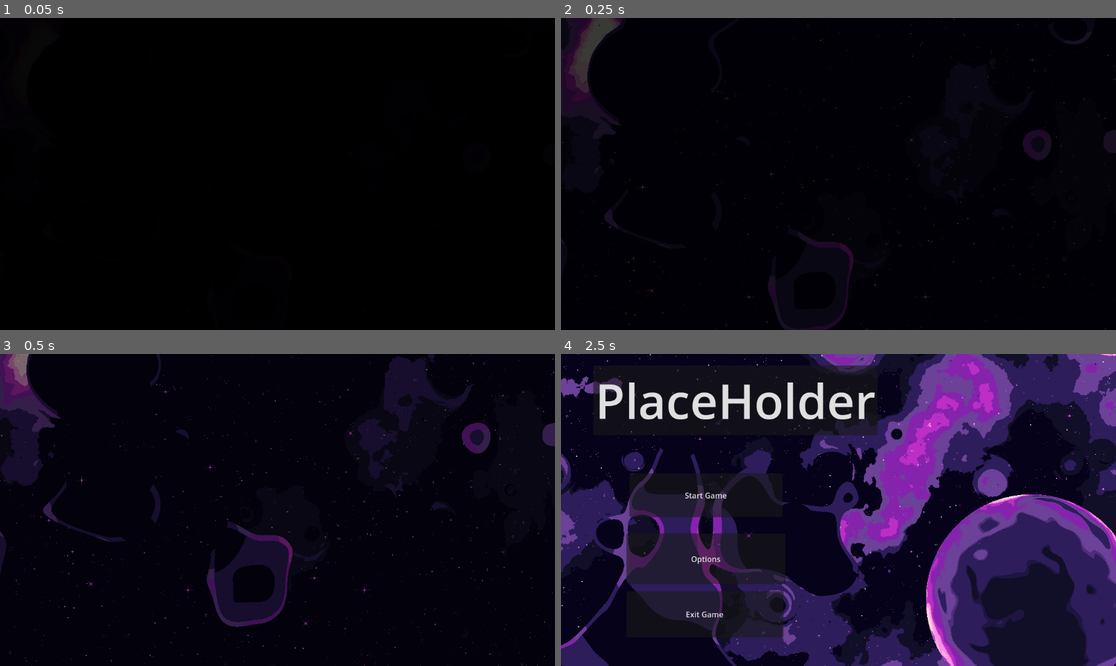
Above: before the commit, frames 1-4 (two rows, left to right).
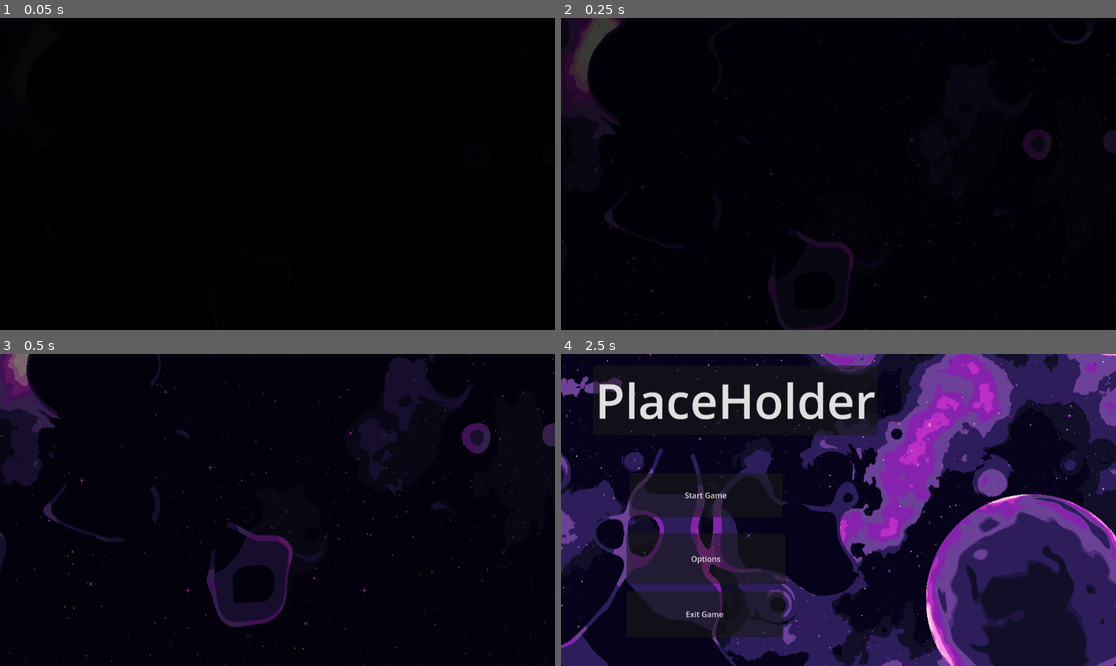
Above: after the commit, the same moments.

Repository: corphicca/pixelByte
Game: Godot game, scene res://Scenes/Menu/intro_menu.tscn
Same seed, same stepped clock (60 frames per second), same inputs: the game is played once before the commit and once after it.
Inputs:
- Up to frame 1 (0.05 s): no input
- Up to frame 2 (0.25 s): no input
- Up to frame 3 (0.5 s): no input
- Up to frame 4 (2.5 s): hold Right (ui_right) 0.53-1.28 s; hold Down (ui_down) 1.28-2.03 s; hold Right (ui_right) from 2.03 s (still down)

The runs differ from the first frame. In frame 3, 0.1% of the frame differs, in the area x 0-100%, y 0-100%; in frame 4, 0.5%.

Commit message:
made the character work on scene

Diff:
--- /dev/null
+++ b/zeus_revenge/Scenes/Intro/ProtagProto.tscn
@@ -0,0 +1,272 @@
+[gd_scene load_steps=35 format=3 uid="uid://cmkus4vd7tscr"]
+
+[ext_resource type="Texture2D" uid="uid://bikh0k4c17n8l" path="res://Assets/characters/ChibiChars/char_a_p1/char_a_p1_0bas_humn_v01.png" id="1_4x7tj"]
+[ext_resource type="Script" uid="uid://b084gmc41nab3" path="res://Scenes/Intro/protag_proto.gd" id="1_uwwjx"]
+
+[sub_resource type="AtlasTexture" id="AtlasTexture_lsah5"]
+atlas = ExtResource("1_4x7tj")
+region = Rect2(0, 192, 64, 64)
+
+[sub_resource type="AtlasTexture" id="AtlasTexture_gvfev"]
+atlas = ExtResource("1_4x7tj")
+region = Rect2(64, 192, 64, 64)
+
+[sub_resource type="AtlasTexture" id="AtlasTexture_ayi54"]
+atlas = ExtResource("1_4x7tj")
+region = Rect2(256, 192, 64, 64)
+
+[sub_resource type="AtlasTexture" id="AtlasTexture_v5iya"]
+atlas = ExtResource("1_4x7tj")
+region = Rect2(0, 128, 64, 64)
+
+[sub_resource type="AtlasTexture" id="AtlasTexture_x52pd"]
+atlas = ExtResource("1_4x7tj")
+region = Rect2(64, 128, 64, 64)
+
+[sub_resource type="AtlasTexture" id="AtlasTexture_uwwjx"]
+atlas = ExtResource("1_4x7tj")
+region = Rect2(0, 0, 64, 64)
+
+[sub_resource type="AtlasTexture" id="AtlasTexture_4x7tj"]
+atlas = ExtResource("1_4x7tj")
+region = Rect2(0, 320, 64, 64)
+
+[sub_resource type="AtlasTexture" id="AtlasTexture_rhdep"]
+atlas = ExtResource("1_4x7tj")
+region = Rect2(64, 320, 64, 64)
+
+[sub_resource type="AtlasTexture" id="AtlasTexture_2yq2t"]
+atlas = ExtResource("1_4x7tj")
+region = Rect2(128, 320, 64, 64)
+
+[sub_resource type="AtlasTexture" id="AtlasTexture_lddv5"]
+atlas = ExtResource("1_4x7tj")
+region = Rect2(192, 320, 64, 64)
+
+[sub_resource type="AtlasTexture" id="AtlasTexture_n1p0g"]
+atlas = ExtResource("1_4x7tj")
+region = Rect2(256, 320, 64, 64)
+
+[sub_resource type="AtlasTexture" id="AtlasTexture_8letr"]
+atlas = ExtResource("1_4x7tj")
+region = Rect2(320, 320, 64, 64)
+
+[sub_resource type="AtlasTexture" id="AtlasTexture_2kdia"]
+atlas = ExtResource("1_4x7tj")
+region = Rect2(0, 256, 64, 64)
+
+[sub_resource type="AtlasTexture" id="AtlasTexture_3bc25"]
+atlas = ExtResource("1_4x7tj")
+region = Rect2(64, 256, 64, 64)
+
+[sub_resource type="AtlasTexture" id="AtlasTexture_wu6yd"]
+atlas = ExtResource("1_4x7tj")
+region = Rect2(128, 256, 64, 64)
+
+[sub_resource type="AtlasTexture" id="AtlasTexture_d7aks"]
+atlas = ExtResource("1_4x7tj")
+region = Rect2(192, 256, 64, 64)
+
+[sub_resource type="AtlasTexture" id="AtlasTexture_82awi"]
+atlas = ExtResource("1_4x7tj")
+region = Rect2(256, 256, 64, 64)
+
+[sub_resource type="AtlasTexture" id="AtlasTexture_xaup1"]
+atlas = ExtResource("1_4x7tj")
+region = Rect2(320, 256, 64, 64)
+
+[sub_resource type="AtlasTexture" id="AtlasTexture_2a3of"]
+atlas = ExtResource("1_4x7tj")
+region = Rect2(0, 448, 64, 64)
+
+[sub_resource type="AtlasTexture" id="AtlasTexture_18gxl"]
+atlas = ExtResource("1_4x7tj")
+region = Rect2(64, 448, 64, 64)
+
+[sub_resource type="AtlasTexture" id="AtlasTexture_uqxl4"]
+atlas = ExtResource("1_4x7tj")
+region = Rect2(128, 448, 64, 64)
+
+[sub_resource type="AtlasTexture" id="AtlasTexture_e1tb8"]
+atlas = ExtResource("1_4x7tj")
+region = Rect2(192, 448, 64, 64)
+
+[sub_resource type="AtlasTexture" id="AtlasTexture_6okg1"]
+atlas = ExtResource("1_4x7tj")
+region = Rect2(256, 448, 64, 64)
+
+[sub_resource type="AtlasTexture" id="AtlasTexture_4ox6y"]
+atlas = ExtResource("1_4x7tj")
+region = Rect2(320, 448, 64, 64)
+
+[sub_resource type="AtlasTexture" id="AtlasTexture_0y2km"]
+atlas = ExtResource("1_4x7tj")
+region = Rect2(0, 384, 64, 64)
+
+[sub_resource type="AtlasTexture" id="AtlasTexture_eekn2"]
+atlas = ExtResource("1_4x7tj")
+region = Rect2(64, 384, 64, 64)
+
+[sub_resource type="AtlasTexture" id="AtlasTexture_mudom"]
+atlas = ExtResource("1_4x7tj")
+region = Rect2(128, 384, 64, 64)
+
+[sub_resource type="AtlasTexture" id="AtlasTexture_lwkom"]
+atlas = ExtResource("1_4x7tj")
+region = Rect2(192, 384, 64, 64)
+
+[sub_resource type="AtlasTexture" id="AtlasTexture_jtmke"]
+atlas = ExtResource("1_4x7tj")
+region = Rect2(256, 384, 64, 64)
+
+[sub_resource type="AtlasTexture" id="AtlasTexture_jol16"]
+atlas = ExtResource("1_4x7tj")
+region = Rect2(320, 384, 64, 64)
+
+[sub_resource type="SpriteFrames" id="SpriteFrames_wu6yd"]
+animations = [{
+"frames": [{
+"duration": 1.0,
+"texture": SubResource("AtlasTexture_lsah5")
+}, {
+"duration": 1.0,
+"texture": SubResource("AtlasTexture_gvfev")
+}, {
+"duration": 1.0,
+"texture": SubResource("AtlasTexture_ayi54")
+}],
+"loop": true,
+"name": &"dash left",
+"speed": 5.0
+}, {
+"frames": [{
+"duration": 1.0,
+"texture": SubResource("AtlasTexture_v5iya")
+}, {
+"duration": 1.0,
+"texture": SubResource("AtlasTexture_x52pd")
+}],
+"loop": true,
+"name": &"dash right",
+"speed": 5.0
+}, {
+"frames": [{
+"duration": 1.0,
+"texture": SubResource("AtlasTexture_uwwjx")
+}],
+"loop": true,
+"name": &"default",
+"speed": 5.0
+}, {
+"frames": [{
+"duration": 1.0,
+"texture": SubResource("AtlasTexture_4x7tj")
+}, {
+"duration": 1.0,
+"texture": SubResource("AtlasTexture_rhdep")
+}, {
+"duration": 1.0,
+"texture": SubResource("AtlasTexture_2yq2t")
+}, {
+"duration": 1.0,
+"texture": SubResource("AtlasTexture_lddv5")
+}, {
+"duration": 1.0,
+"texture": SubResource("AtlasTexture_n1p0g")
+}, {
+"duration": 1.0,
+"texture": SubResource("AtlasTexture_8letr")
+}],
+"loop": true,
+"name": &"walk back",
+"speed": 5.0
+}, {
+"frames": [{
+"duration": 1.0,
+"texture": SubResource("AtlasTexture_2kdia")
+}, {
+"duration": 1.0,
+"texture": SubResource("AtlasTexture_3bc25")
+}, {
+"duration": 1.0,
+"texture": SubResource("AtlasTexture_wu6yd")
+}, {
+"duration": 1.0,
+"texture": SubResource("AtlasTexture_d7aks")
+}, {
+"duration": 1.0,
+"texture": SubResource("AtlasTexture_82awi")
+}, {
+"duration": 1.0,
+"texture": SubResource("AtlasTexture_xaup1")
+}],
+"loop": true,
+"name": &"walk forward",
+"speed": 5.0
+}, {
+"frames": [{
+"duration": 1.0,
+"texture": SubResource("AtlasTexture_2a3of")
+}, {
+"duration": 1.0,
+"texture": SubResource("AtlasTexture_18gxl")
+}, {
+"duration": 1.0,
+"texture": SubResource("AtlasTexture_uqxl4")
+}, {
+"duration": 1.0,
+"texture": SubResource("AtlasTexture_e1tb8")
+}, {
+"duration": 1.0,
+"texture": SubResource("AtlasTexture_6okg1")
+}, {
+"duration": 1.0,
+"texture": SubResource("AtlasTexture_4ox6y")
+}],
+"loop": true,
+"name": &"walk left",
+"speed": 5.0
+}, {
+"frames": [{
+"duration": 1.0,
+"texture": SubResource("AtlasTexture_0y2km")
+}, {
+"duration": 1.0,
+"texture": SubResource("AtlasTexture_eekn2")
+}, {
+"duration": 1.0,
+"texture": SubResource("AtlasTexture_mudom")
+}, {
+"duration": 1.0,
+"texture": SubResource("AtlasTexture_lwkom")
+}, {
+"duration": 1.0,
+"texture": SubResource("AtlasTexture_jtmke")
+}, {
+"duration": 1.0,
+"texture": SubResource("AtlasTexture_jol16")
+}],
+"loop": true,
+"name": &"walk right",
+"speed": 5.0
+}]
+
+[sub_resource type="CapsuleShape2D" id="CapsuleShape2D_uwwjx"]
+height = 21.0
+
+[node name="Node2D" type="CharacterBody2D"]
+z_index = 1
+script = ExtResource("1_uwwjx")
+
+[node name="CharacterBody2D" type="CharacterBody2D" parent="."]
+
+[node name="AnimatedSprite2D" type="AnimatedSprite2D" parent="CharacterBody2D"]
+z_index = 1
+sprite_frames = SubResource("SpriteFrames_wu6yd")
+frame_progress = 0.184942
+
+[node name="CollisionShape2D" type="CollisionShape2D" parent="CharacterBody2D"]
+position = Vector2(0, -0.5)
+scale = Vector2(0.569908, 1)
+shape = SubResource("CapsuleShape2D_uwwjx")
+debug_color = Color(1, 0, 0, 0.419608)
--- a/zeus_revenge/Scenes/Intro/intro_scene.tscn
+++ b/zeus_revenge/Scenes/Intro/intro_scene.tscn
@@ -1,6 +1,7 @@
-[gd_scene load_steps=4 format=3 uid="uid://cxtbyx8dmbgj7"]
+[gd_scene load_steps=5 format=3 uid="uid://cxtbyx8dmbgj7"]
 
 [ext_resource type="Texture2D" uid="uid://bhts4wvh2qpkn" path="res://Assets/Hell_Env/Minifantasy_Hellscape_v1.0/Minifantasy_Hellscape_Assets/Tileset/Tileset.png" id="1_wq7gj"]
+[ext_resource type="PackedScene" uid="uid://cmkus4vd7tscr" path="res://Scenes/Intro/ProtagProto.tscn" id="2_iiahw"]
 
 [sub_resource type="TileSetAtlasSource" id="TileSetAtlasSource_iiahw"]
 texture = ExtResource("1_wq7gj")
@@ -427,4 +428,6 @@
 layer_1/tile_data = PackedInt32Array(-65531, 1769472, 27, 5, 1769472, 28, 65541, 1769472, 29, 131077, 1769472, 30, -655 …(8582 unchanged characters)…
 layer_2/name = "Walls_Props"
 
-[node name="Mom" type="AnimatedSprite2D" parent="TileMap"]
+[node name="Node2D" parent="." instance=ExtResource("2_iiahw")]
+position = Vector2(113, 58)
+scale = Vector2(0.5, 0.5)
--- /dev/null
+++ b/zeus_revenge/Scenes/Intro/protag_proto.gd
@@ -0,0 +1,37 @@
+extends CharacterBody2D
+
+@onready var sprite = $CharacterBody2D/AnimatedSprite2D
+
+
+var speed = 100
+
+func _physics_process(delta):
+	var input_vector = Vector2.ZERO
+
+	if Input.is_action_pressed("ui_right"):
+		input_vector.x += 1
+	if Input.is_action_pressed("ui_left"):
+		input_vector.x -= 1
+	if Input.is_action_pressed("ui_down"):
+		input_vector.y += 1
+	if Input.is_action_pressed("ui_up"):
+		input_vector.y -= 1
+
+	if input_vector != Vector2.ZERO:
+		velocity = input_vector.normalized() * speed
+		move_and_slide()
+
+		# Play correct walking animation
+		if abs(input_vector.x) > abs(input_vector.y):
+			if input_vector.x > 0:
+				sprite.play("walk right")
+			else:
+				sprite.play("walk left")
+		else:
+			if input_vector.y > 0:
+				sprite.play("walk forward")
+			else:
+				sprite.play("walk back")
+	else:
+		velocity = Vector2.ZERO
+		sprite.play("default")  # Play idle animation or stop
--- /dev/null
+++ b/zeus_revenge/Scenes/animated_sprite_2d.tscn
@@ -0,0 +1,463 @@
+[gd_scene load_steps=67 format=3 uid="uid://bryfk8kd8rks1"]
+
+[ext_resource type="Texture2D" uid="uid://bikh0k4c17n8l" path="res://Assets/characters/ChibiChars/char_a_p1/char_a_p1_0bas_humn_v01.png" id="1_h8owi"]
+
+[sub_resource type="AtlasTexture" id="AtlasTexture_xbvyg"]
+atlas = ExtResource("1_h8owi")
+region = Rect2(0, 0, 64, 64)
+
+[sub_resource type="AtlasTexture" id="AtlasTexture_y7ap8"]
+atlas = ExtResource("1_h8owi")
+region = Rect2(64, 0, 64, 64)
+
+[sub_resource type="AtlasTexture" id="AtlasTexture_30eac"]
+atlas = ExtResource("1_h8owi")
+region = Rect2(128, 0, 64, 64)
+
+[sub_resource type="AtlasTexture" id="AtlasTexture_wt8ln"]
+atlas = ExtResource("1_h8owi")
+region = Rect2(192, 0, 64, 64)
+
+[sub_resource type="AtlasTexture" id="AtlasTexture_538vc"]
+atlas = ExtResource("1_h8owi")
+region = Rect2(256, 0, 64, 64)
+
+[sub_resource type="AtlasTexture" id="AtlasTexture_h876c"]
+atlas = ExtResource("1_h8owi")
+region = Rect2(320, 0, 64, 64)
+
+[sub_resource type="AtlasTexture" id="AtlasTexture_ejslj"]
+atlas = ExtResource("1_h8owi")
+region = Rect2(384, 0, 64, 64)
+
+[sub_resource type="AtlasTexture" id="AtlasTexture_w0y1d"]
+atlas = ExtResource("1_h8owi")
+region = Rect2(448, 0, 64, 64)
+
+[sub_resource type="AtlasTexture" id="AtlasTexture_h55tm"]
+atlas = ExtResource("1_h8owi")
+region = Rect2(0, 64, 64, 64)
+
+[sub_resource type="AtlasTexture" id="AtlasTexture_khyjn"]
+atlas = ExtResource("1_h8owi")
+region = Rect2(64, 64, 64, 64)
+
+[sub_resource type="AtlasTexture" id="AtlasTexture_n21li"]
+atlas = ExtResource("1_h8owi")
+region = Rect2(128, 64, 64, 64)
+
+[sub_resource type="AtlasTexture" id="AtlasTexture_du1ff"]
+atlas = ExtResource("1_h8owi")
+region = Rect2(192, 64, 64, 64)
+
+[sub_resource type="AtlasTexture" id="AtlasTexture_bkn0h"]
+atlas = ExtResource("1_h8owi")
+region = Rect2(256, 64, 64, 64)
+
+[sub_resource type="AtlasTexture" id="AtlasTexture_h1n2b"]
+atlas = ExtResource("1_h8owi")
+region = Rect2(320, 64, 64, 64)
+
+[sub_resource type="AtlasTexture" id="AtlasTexture_x173e"]
+atlas = ExtResource("1_h8owi")
+region = Rect2(384, 64, 64, 64)
+
+[sub_resource type="AtlasTexture" id="AtlasTexture_slvko"]
+atlas = ExtResource("1_h8owi")
+region = Rect2(448, 64, 64, 64)
+
+[sub_resource type="AtlasTexture" id="AtlasTexture_tnjl5"]
+atlas = ExtResource("1_h8owi")
+region = Rect2(0, 128, 64, 64)
+
+[sub_resource type="AtlasTexture" id="AtlasTexture_s7gil"]
+atlas = ExtResource("1_h8owi")
+region = Rect2(64, 128, 64, 64)
+
+[sub_resource type="AtlasTexture" id="AtlasTexture_o8v4d"]
+atlas = ExtResource("1_h8owi")
+region = Rect2(128, 128, 64, 64)
+
+[sub_resource type="AtlasTexture" id="AtlasTexture_w822r"]
+atlas = ExtResource("1_h8owi")
+region = Rect2(192, 128, 64, 64)
+
+[sub_resource type="AtlasTexture" id="AtlasTexture_pecju"]
+atlas = ExtResource("1_h8owi")
+region = Rect2(256, 128, 64, 64)
+
+[sub_resource type="AtlasTexture" id="AtlasTexture_ky4bl"]
+atlas = ExtResource("1_h8owi")
+region = Rect2(320, 128, 64, 64)
+
+[sub_resource type="AtlasTexture" id="AtlasTexture_3r44a"]
+atlas = ExtResource("1_h8owi")
+region = Rect2(384, 128, 64, 64)
+
+[sub_resource type="AtlasTexture" id="AtlasTexture_kywp2"]
+atlas = ExtResource("1_h8owi")
+region = Rect2(448, 128, 64, 64)
+
+[sub_resource type="AtlasTexture" id="AtlasTexture_m1vsq"]
+atlas = ExtResource("1_h8owi")
+region = Rect2(0, 192, 64, 64)
+
+[sub_resource type="AtlasTexture" id="AtlasTexture_j021q"]
+atlas = ExtResource("1_h8owi")
+region = Rect2(64, 192, 64, 64)
+
+[sub_resource type="AtlasTexture" id="AtlasTexture_5w4ru"]
+atlas = ExtResource("1_h8owi")
+region = Rect2(128, 192, 64, 64)
+
+[sub_resource type="AtlasTexture" id="AtlasTexture_gh4cy"]
+atlas = ExtResource("1_h8owi")
+region = Rect2(192, 192, 64, 64)
+
+[sub_resource type="AtlasTexture" id="AtlasTexture_trgn0"]
+atlas = ExtResource("1_h8owi")
+region = Rect2(256, 192, 64, 64)
+
+[sub_resource type="AtlasTexture" id="AtlasTexture_2jv4i"]
+atlas = ExtResource("1_h8owi")
+region = Rect2(320, 192, 64, 64)
+
+[sub_resource type="AtlasTexture" id="AtlasTexture_gmj0e"]
+atlas = ExtResource("1_h8owi")
+region = Rect2(384, 192, 64, 64)
+
+[sub_resource type="AtlasTexture" id="AtlasTexture_v1ejx"]
+atlas = ExtResource("1_h8owi")
+region = Rect2(448, 192, 64, 64)
+
+[sub_resource type="AtlasTexture" id="AtlasTexture_cfx34"]
+atlas = ExtResource("1_h8owi")
+region = Rect2(0, 256, 64, 64)
+
+[sub_resource type="AtlasTexture" id="AtlasTexture_cibsf"]
+atlas = ExtResource("1_h8owi")
+region = Rect2(64, 256, 64, 64)
+
+[sub_resource type="AtlasTexture" id="AtlasTexture_0fmop"]
+atlas = ExtResource("1_h8owi")
+region = Rect2(128, 256, 64, 64)
+
+[sub_resource type="AtlasTexture" id="AtlasTexture_332dk"]
+atlas = ExtResource("1_h8owi")
+region = Rect2(192, 256, 64, 64)
+
+[sub_resource type="AtlasTexture" id="AtlasTexture_eqs0t"]
+atlas = ExtResource("1_h8owi")
+region = Rect2(256, 256, 64, 64)
+
+[sub_resource type="AtlasTexture" id="AtlasTexture_7wvjr"]
+atlas = ExtResource("1_h8owi")
+region = Rect2(320, 256, 64, 64)
+
+[sub_resource type="AtlasTexture" id="AtlasTexture_fbdfp"]
+atlas = ExtResource("1_h8owi")
+region = Rect2(384, 256, 64, 64)
+
+[sub_resource type="AtlasTexture" id="AtlasTexture_progk"]
+atlas = ExtResource("1_h8owi")
+region = Rect2(448, 256, 64, 64)
+
+[sub_resource type="AtlasTexture" id="AtlasTexture_klsoe"]
+atlas = ExtResource("1_h8owi")
+region = Rect2(0, 320, 64, 64)
+
+[sub_resource type="AtlasTexture" id="AtlasTexture_lhh32"]
+atlas = ExtResource("1_h8owi")
+region = Rect2(64, 320, 64, 64)
+
+[sub_resource type="AtlasTexture" id="AtlasTexture_owudj"]
+atlas = ExtResource("1_h8owi")
+region = Rect2(128, 320, 64, 64)
+
+[sub_resource type="AtlasTexture" id="AtlasTexture_kaw3g"]
+atlas = ExtResource("1_h8owi")
+region = Rect2(192, 320, 64, 64)
+
+[sub_resource type="AtlasTexture" id="AtlasTexture_iufwe"]
+atlas = ExtResource("1_h8owi")
+region = Rect2(256, 320, 64, 64)
+
+[sub_resource type="AtlasTexture" id="AtlasTexture_5g8h3"]
+atlas = ExtResource("1_h8owi")
+region = Rect2(320, 320, 64, 64)
+
+[sub_resource type="AtlasTexture" id="AtlasTexture_lhy5s"]
+atlas = ExtResource("1_h8owi")
+region = Rect2(384, 320, 64, 64)
+
+[sub_resource type="AtlasTexture" id="AtlasTexture_22gi1"]
+atlas = ExtResource("1_h8owi")
+region = Rect2(448, 320, 64, 64)
+
+[sub_resource type="AtlasTexture" id="AtlasTexture_7w2eu"]
+atlas = ExtResource("1_h8owi")
+region = Rect2(0, 384, 64, 64)
+
+[sub_resource type="AtlasTexture" id="AtlasTexture_hps8n"]
+atlas = ExtResource("1_h8owi")
+region = Rect2(64, 384, 64, 64)
+
+[sub_resource type="AtlasTexture" id="AtlasTexture_cvvr2"]
+atlas = ExtResource("1_h8owi")
+region = Rect2(128, 384, 64, 64)
+
+[sub_resource type="AtlasTexture" id="AtlasTexture_67m05"]
+atlas = ExtResource("1_h8owi")
+region = Rect2(192, 384, 64, 64)
+
+[sub_resource type="AtlasTexture" id="AtlasTexture_ea8od"]
+atlas = ExtResource("1_h8owi")
+region = Rect2(256, 384, 64, 64)
+
+[sub_resource type="AtlasTexture" id="AtlasTexture_ghndr"]
+atlas = ExtResource("1_h8owi")
+region = Rect2(320, 384, 64, 64)
+
+[sub_resource type="AtlasTexture" id="AtlasTexture_i2kpt"]
+atlas = ExtResource("1_h8owi")
+region = Rect2(384, 384, 64, 64)
+
+[sub_resource type="AtlasTexture" id="AtlasTexture_d4b5u"]
+atlas = ExtResource("1_h8owi")
+region = Rect2(448, 384, 64, 64)
+
+[sub_resource type="AtlasTexture" id="AtlasTexture_l3osv"]
+atlas = ExtResource("1_h8owi")
+region = Rect2(0, 448, 64, 64)
+
+[sub_resource type="AtlasTexture" id="AtlasTexture_7hrka"]
+atlas = ExtResource("1_h8owi")
+region = Rect2(64, 448, 64, 64)
+
+[sub_resource type="AtlasTexture" id="AtlasTexture_ad1r1"]
+atlas = ExtResource("1_h8owi")
+region = Rect2(128, 448, 64, 64)
+
+[sub_resource type="AtlasTexture" id="AtlasTexture_whur8"]
+atlas = ExtResource("1_h8owi")
+region = Rect2(192, 448, 64, 64)
+
+[sub_resource type="AtlasTexture" id="AtlasTexture_144mt"]
+atlas = ExtResource("1_h8owi")
+region = Rect2(256, 448, 64, 64)
+
+[sub_resource type="AtlasTexture" id="AtlasTexture_tsx6d"]
+atlas = ExtResource("1_h8owi")
+region = Rect2(320, 448, 64, 64)
+
+[sub_resource type="AtlasTexture" id="AtlasTexture_7m2mp"]
+atlas = ExtResource("1_h8owi")
+region = Rect2(384, 448, 64, 64)
+
+[sub_resource type="AtlasTexture" id="AtlasTexture_yrlic"]
+atlas = ExtResource("1_h8owi")
+region = Rect2(448, 448, 64, 64)
+
+[sub_resource type="SpriteFrames" id="SpriteFrames_l2rdc"]
+animations = [{
+"frames": [{
+"duration": 1.0,
+"texture": SubResource("AtlasTexture_xbvyg")
+}, {
+"duration": 1.0,
+"texture": SubResource("AtlasTexture_y7ap8")
+}, {
+"duration": 1.0,
+"texture": SubResource("AtlasTexture_30eac")
+}, {
+"duration": 1.0,
+"texture": SubResource("AtlasTexture_wt8ln")
+}, {
+"duration": 1.0,
+"texture": SubResource("AtlasTexture_538vc")
+}, {
+"duration": 1.0,
+"texture": SubResource("AtlasTexture_h876c")
+}, {
+"duration": 1.0,
+"texture": SubResource("AtlasTexture_ejslj")
+}, {
+"duration": 1.0,
+"texture": SubResource("AtlasTexture_w0y1d")
+}, {
+"duration": 1.0,
+"texture": SubResource("AtlasTexture_h55tm")
+}, {
+"duration": 1.0,
+"texture": SubResource("AtlasTexture_khyjn")
+}, {
+"duration": 1.0,
+"texture": SubResource("AtlasTexture_n21li")
+}, {
+"duration": 1.0,
+"texture": SubResource("AtlasTexture_du1ff")
+}, {
+"duration": 1.0,
+"texture": SubResource("AtlasTexture_bkn0h")
+}, {
+"duration": 1.0,
+"texture": SubResource("AtlasTexture_h1n2b")
+}, {
+"duration": 1.0,
+"texture": SubResource("AtlasTexture_x173e")
+}, {
+"duration": 1.0,
+"texture": SubResource("AtlasTexture_slvko")
+}, {
+"duration": 1.0,
+"texture": SubResource("AtlasTexture_tnjl5")
+}, {
+"duration": 1.0,
+"texture": SubResource("AtlasTexture_s7gil")
+}, {
+"duration": 1.0,
+"texture": SubResource("AtlasTexture_o8v4d")
+}, {
+"duration": 1.0,
+"texture": SubResource("AtlasTexture_w822r")
+}, {
+"duration": 1.0,
+"texture": SubResource("AtlasTexture_pecju")
+}, {
+"duration": 1.0,
+"texture": SubResource("AtlasTexture_ky4bl")
+}, {
+"duration": 1.0,
+"texture": SubResource("AtlasTexture_3r44a")
+}, {
+"duration": 1.0,
+"texture": SubResource("AtlasTexture_kywp2")
+}, {
+"duration": 1.0,
+"texture": SubResource("AtlasTexture_m1vsq")
+}, {
+"duration": 1.0,
+"texture": SubResource("AtlasTexture_j021q")
+}, {
+"duration": 1.0,
+"texture": SubResource("AtlasTexture_5w4ru")
+}, {
+"duration": 1.0,
+"texture": SubResource("AtlasTexture_gh4cy")
+}, {
+"duration": 1.0,
+"texture": SubResource("AtlasTexture_trgn0")
+}, {
+"duration": 1.0,
+"texture": SubResource("AtlasTexture_2jv4i")
+}, {
+"duration": 1.0,
+"texture": SubResource("AtlasTexture_gmj0e")
+}, {
+"duration": 1.0,
+"texture": SubResource("AtlasTexture_v1ejx")
+}, {
+"duration": 1.0,
+"texture": SubResource("AtlasTexture_cfx34")
+}, {
+"duration": 1.0,
+"texture": SubResource("AtlasTexture_cibsf")
+}, {
+"duration": 1.0,
+"texture": SubResource("AtlasTexture_0fmop")
+}, {
+"duration": 1.0,
+"texture": SubResource("AtlasTexture_332dk")
+}, {
+"duration": 1.0,
+"texture": SubResource("AtlasTexture_eqs0t")
+}, {
+"duration": 1.0,
+"texture": SubResource("AtlasTexture_7wvjr")
+}, {
+"duration": 1.0,
+"texture": SubResource("AtlasTexture_fbdfp")
+}, {
+"duration": 1.0,
+"texture": SubResource("AtlasTexture_progk")
+}, {
+"duration": 1.0,
+"texture": SubResource("AtlasTexture_klsoe")
+}, {
+"duration": 1.0,
+"texture": SubResource("AtlasTexture_lhh32")
+}, {
+"duration": 1.0,
+"texture": SubResource("AtlasTexture_owudj")
+}, {
+"duration": 1.0,
+"texture": SubResource("AtlasTexture_kaw3g")
+}, {
+"duration": 1.0,
+"texture": SubResource("AtlasTexture_iufwe")
+}, {
+"duration": 1.0,
+"texture": SubResource("AtlasTexture_5g8h3")
+}, {
+"duration": 1.0,
+"texture": SubResource("AtlasTexture_lhy5s")
+}, {
+"duration": 1.0,
+"texture": SubResource("AtlasTexture_22gi1")
+}, {
+"duration": 1.0,
+"texture": SubResource("AtlasTexture_7w2eu")
+}, {
+"duration": 1.0,
+"texture": SubResource("AtlasTexture_hps8n")
+}, {
+"duration": 1.0,
+"texture": SubResource("AtlasTexture_cvvr2")
+}, {
+"duration": 1.0,
+"texture": SubResource("AtlasTexture_67m05")
+}, {
+"duration": 1.0,
+"texture": SubResource("AtlasTexture_ea8od")
+}, {
+"duration": 1.0,
+"texture": SubResource("AtlasTexture_ghndr")
+}, {
+"duration": 1.0,
+"texture": SubResource("AtlasTexture_i2kpt")
+}, {
+"duration": 1.0,
+"texture": SubResource("AtlasTexture_d4b5u")
+}, {
+"duration": 1.0,
+"texture": SubResource("AtlasTexture_l3osv")
+}, {
+"duration": 1.0,
+"texture": SubResource("AtlasTexture_7hrka")
+}, {
+"duration": 1.0,
+"texture": SubResource("AtlasTexture_ad1r1")
+}, {
+"duration": 1.0,
+"texture": SubResource("AtlasTexture_whur8")
+}, {
+"duration": 1.0,
+"texture": SubResource("AtlasTexture_144mt")
+}, {
+"duration": 1.0,
+"texture": SubResource("AtlasTexture_tsx6d")
+}, {
+"duration": 1.0,
+"texture": SubResource("AtlasTexture_7m2mp")
+}, {
+"duration": 1.0,
+"texture": SubResource("AtlasTexture_yrlic")
+}],
+"loop": true,
+"name": &"default",
+"speed": 8.0
+}]
+
+[node name="AnimatedSprite2D" type="AnimatedSprite2D"]
+sprite_frames = SubResource("SpriteFrames_l2rdc")
+frame_progress = 0.150351
--- a/zeus_revenge/project.godot
+++ b/zeus_revenge/project.godot
@@ -18,7 +18,3 @@
 [dotnet]
 
 project/assembly_name="Zeus_Revenge"
-
-[rendering]
-
-textures/canvas_textures/default_texture_filter=0
Not shown, changed: zeus_revenge/Assets/characters/ChibiChars/readme.txt
Not shown, changed: zeus_revenge/Assets/characters/ChibiChars/this is only a demo.txt
Not shown, added: zeus_revenge/Scenes/Intro/protag_proto.gd.uid
Not shown, added: zeus_revenge/Assets/characters/ChibiChars/char_a_p1/1out/char_a_p1_1out_boxr_v01.png.import21911031058.tmp
Not shown, added: zeus_revenge/Assets/characters/ChibiChars/char_a_p1/1out/char_a_p1_1out_boxr_v01.png21899059205.tmp
